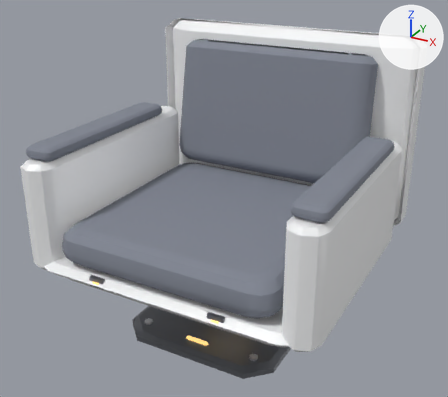
Two versions of the glTF model godot/assets/models/armchair_swivel_pedestal.glb, one commit apart.
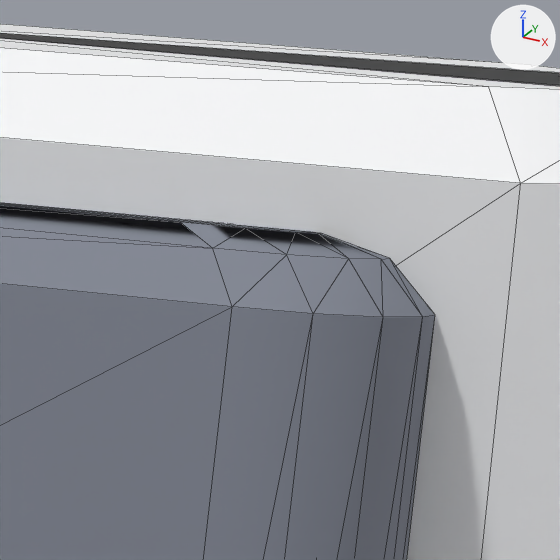
The first picture shows the older version from a 50 mm camera at (0.885, -1.638, 1.274) aimed at (-0.015, -0.002, 0.456). The close-ups show the older and then the newer version on the part from 73% to 88% of the width and 7% to 24% of the height of that picture. Only the edits that show in the close-ups are written down. The axes (+X, +Y, +Z) are drawn at upper right. The lights are the same throughout. The close-ups show mesh edges as thin lines. Vertices at exactly the same position are counted once.

The scene before the commit, as lines of its bpy script (objects in view):
```python
me_back_cushion = bpy.data.meshes.new('Back_Cushion')
me_back_cushion.from_pydata(...)  # 114 vertices, 224 faces; spans x -0.36..0.36, y 0.228..0.411, z 0.448..0.898
me_back_cushion.materials.append(mat_seatfabric)  # grey #818693
me_cushion_clips = bpy.data.meshes.new('Cushion_Clips')
me_cushion_clips.from_pydata(...)  # 20 vertices, 32 faces; spans x -0.225..0.225, y -0.442..-0.43, z 0.3..0.33
me_cushion_clips.materials.append(mat_gunmetal)  # grey #868990
me_shell = bpy.data.meshes.new('Shell')
me_shell.from_pydata(...)  # 188 vertices, 360 faces; spans x -0.48..0.48, y -0.45..0.48, z 0.29..0.95
me_shell.materials.append(mat_whitecomposite)  # white #f6f7f8
ob_back_cushion = bpy.data.objects.new('Back_Cushion', me_back_cushion)
ob_back_cushion.location = (0.0, 0.0, 0.0)
ob_cushion_clips = bpy.data.objects.new('Cushion_Clips', me_cushion_clips)
ob_cushion_clips.location = (0.0, 0.0, 0.0)
ob_shell = bpy.data.objects.new('Shell', me_shell)
ob_shell.location = (0.0, 0.0, 0.0)
```
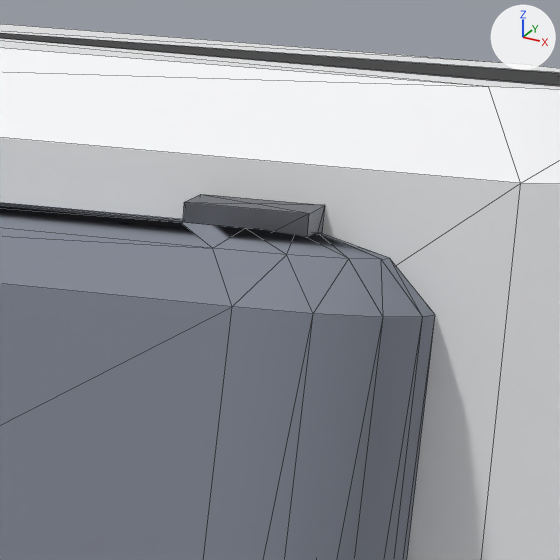
What changed in the scene script:
```text
Change me_cushion_clips:
    used by ob_cushion_clips; location = (0.0, 0.0, 0.0)
    remove me_cushion_clips.from_pydata(...)  # 20 vertices, 32 faces; spans x -0.225..0.225, y -0.442..-0.43, z 0.3..0.33
    add me_cushion_clips.from_pydata(...)  # 60 vertices, 96 faces; spans x -0.45..0.45, y -0.442..0.36, z 0.3..0.905
    me_cushion_clips part 1: the loose piece of 10 vertices spanning x 0.175..0.225, y -0.442..-0.43, z 0.3..0.33 is copied, and the copy is scaled about its middle by (1, 1.67, 1), then moved by (0.08, 0.786, 0.575); it spans x 0.255..0.305, y 0.34..0.36, z 0.875..0.905
    other edits to the shape of me_cushion_clips do not show in these pictures
```

What differs and where, as boxes (x1, y1, x2, y2) in the close-ups (560 x 560 px):
'Cushion_Clips', reshaped (not visible before)
    after: (183, 194, 325, 238)
